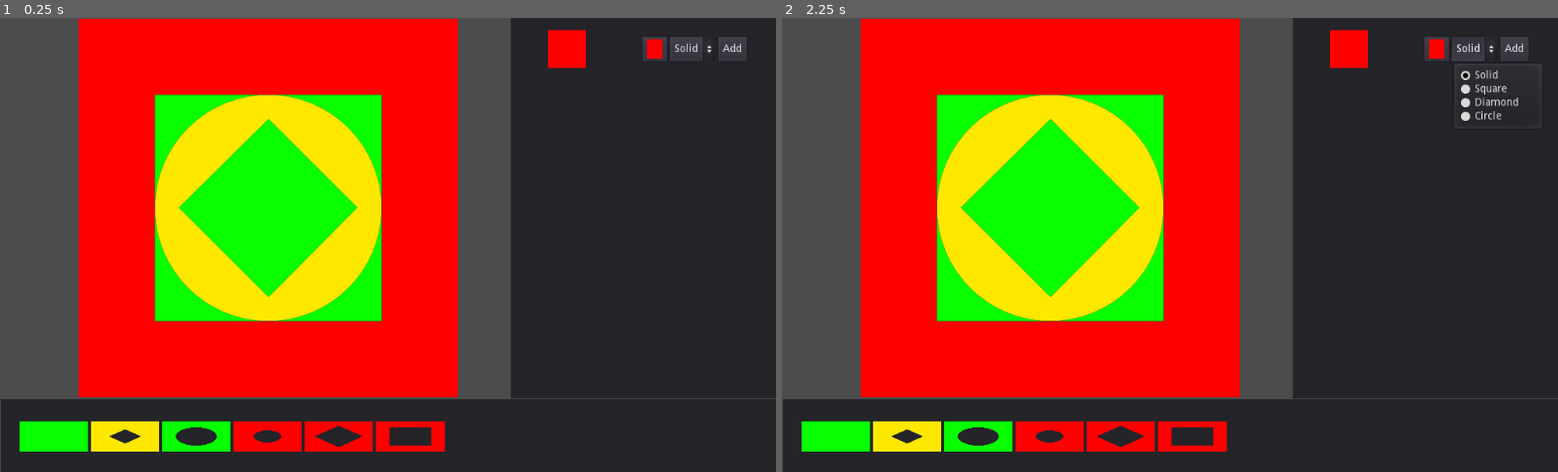
Above: before the commit, frames 1-2 (left to right).
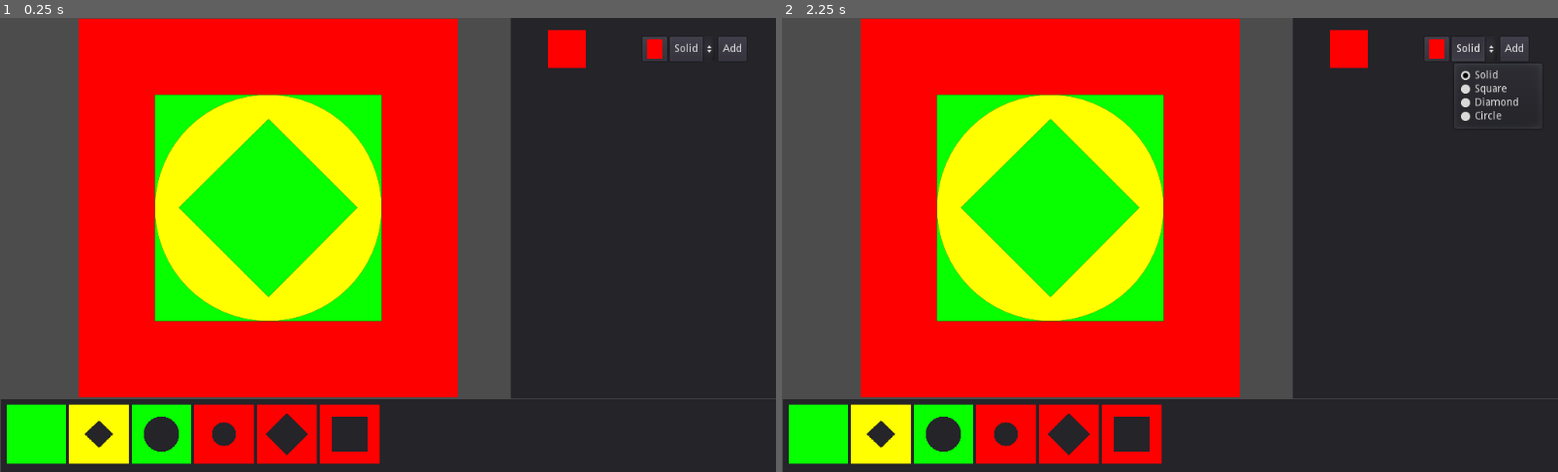
Above: after the commit, the same moments.

Repository: ianfabs/GodotStencils
Game: Godot game, scene res://Stage.tscn
The game is run twice, just before and just after one commit, with the same random seed, the same clock (stepped at 60 frames per second) and the same inputs.
Inputs (mouse positions are in pixels of both pictures, inside the frame that each line leads up to):
- Up to frame 1 (0.25 s): no input
- Up to frame 2 (2.25 s): click (836, 435) at 0.52 s; click (906, 435) at 1.27 s; click "Solid" at 2 s

The runs differ from the first frame. In frame 1, 5.2% of the frame differs, in the area x 0-58%, y 85-99%; in frame 2, 5.2%.

Commit message:
fix stencil stack display

Diff:
--- a/Stage.gd
+++ b/Stage.gd
@@ -14,7 +14,13 @@
 func _ready():
 	stencils = $Stack.get_children()
 	for stencil in stencils:
-		stencil.set_button($UI/Footer/Stencils)
+		var txRect = TextureRect.new()
+		txRect.texture = stencil.get_texture()
+		txRect.rect_size.x = 50
+		txRect.rect_size.y = 50
+		txRect.expand = true
+		txRect.size_flags_horizontal = Control.SIZE_EXPAND_FILL
+		$UI/Footer/Stencils.add_child(txRect)
 #	for stencil in stencils: add_stencil_btn(stencil)
 
 # Called every frame. 'delta' is the elapsed time since the previous frame.
--- a/Stage.tscn
+++ b/Stage.tscn
@@ -41,10 +41,11 @@
 margin_bottom = 600.0
 
 [node name="Stencils" type="HBoxContainer" parent="UI/Footer"]
-margin_left = 25.0
-margin_top = 29.0
-margin_right = 586.0
-margin_bottom = 69.0
+anchor_bottom = 0.399
+margin_left = 8.0
+margin_top = 7.0
+margin_right = 500.0
+margin_bottom = 47.0
 
 [node name="TextureButton" parent="UI/Footer/Stencils" instance=ExtResource( 5 )]
 visible = false
@@ -127,7 +128,7 @@
 material = SubResource( 6 )
 position = Vector2( 104, 1 )
 z_as_relative = true
-color = Color( 1, 0.913725, 0, 1 )
+color = Color( 1, 1, 0, 1 )
 
 [node name="3" parent="Stack" instance=ExtResource( 1 )]
 material = SubResource( 5 )
--- a/UI.gd
+++ b/UI.gd
@@ -23,7 +23,7 @@
 	colorPicker.get_picker().add_preset(Color(1,0,0)) #red
 	colorPicker.get_picker().add_preset(Color(0,1,0)) #green
 	colorPicker.get_picker().add_preset(Color(0,0,1)) #blue
-	colorPicker.get_picker().add_preset(Color(0,0.5,0.5)) #yellow
+	colorPicker.get_picker().add_preset(Color(1,0.98,0)) #yellow
 
 	type = "solid"
 	color = colorPicker.color
